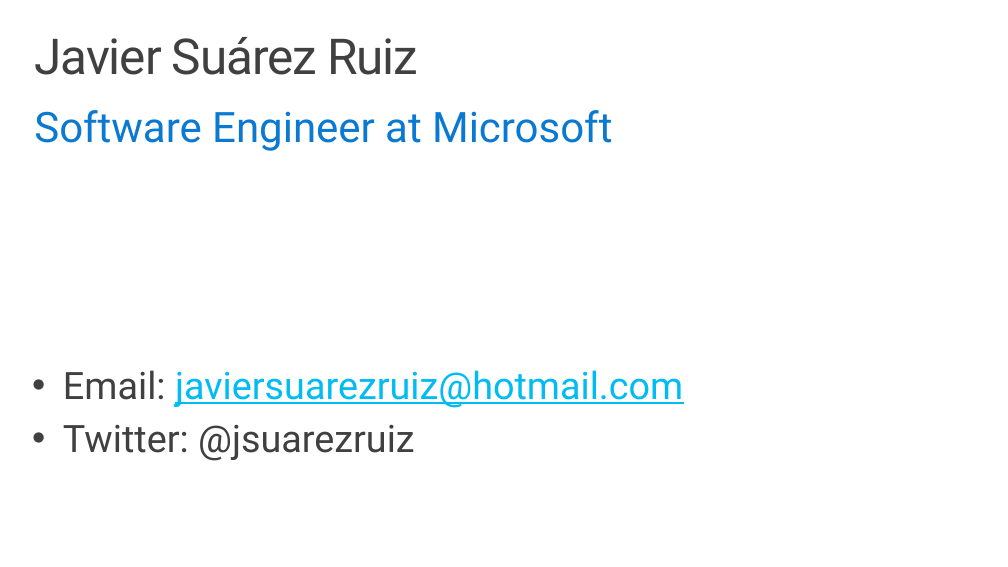
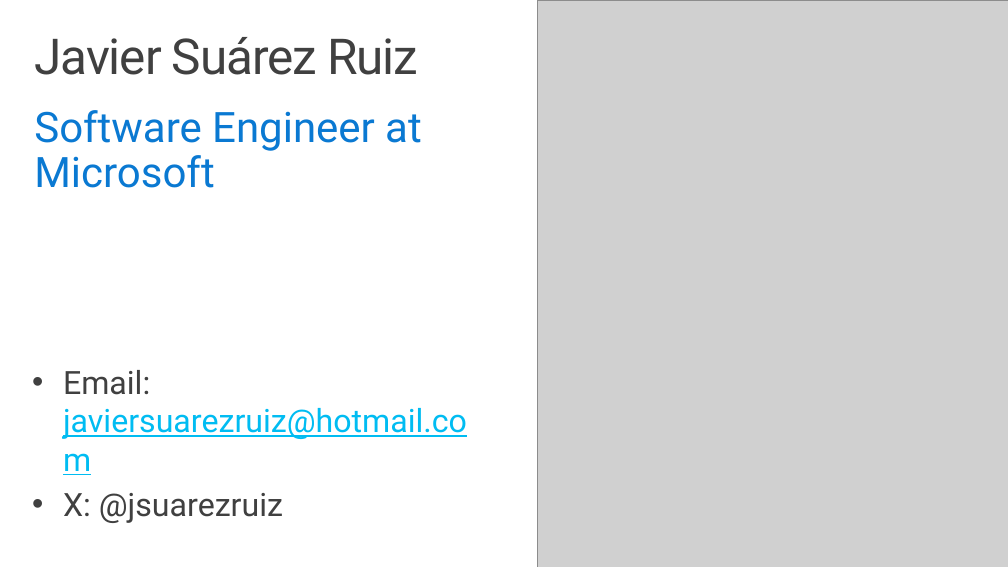
Before and after one commit to jsuarezruiz/sevilladotnet-mcp-materials, a slide deck: slide 2 of introduccion-mcp.pptx. Drawn at 1008x567 pixels with LibreOffice and Linux fonts; fonts in the diff are those of the drawing; grey boxes stand for pictures. Boxes give left, top, right and bottom in pixels: in the first picture for what was removed or moved away, otherwise in the second. Text is boxed around its words. In the diff, an @@ line names an element or a change of style, - is before the commit and + after.

```diff
--- a/introduccion-mcp.pptx
+++ b/introduccion-mcp.pptx
@@ picture added at <box>538,0,1008,567</box> @@
@@ text "Software Engineer at Microsoft" rewrapped from <box>34,110,612,151</box> to <box>34,110,422,188</box> @@
@@ text at <box>63,370,467,439</box>: size 36 to 30.6 pt in "Email: javiersuarezruiz@hotmail.com"; less space between paragraphs @@
@@ text at <box>63,493,283,523</box>: text changed; size 36 to 30.6 pt @@
-• Twitter: @jsuarezruiz
+• X: @jsuarezruiz
```
Also in this commit, not shown: 1 other slide changed, 1 slide added, 1 other file.
